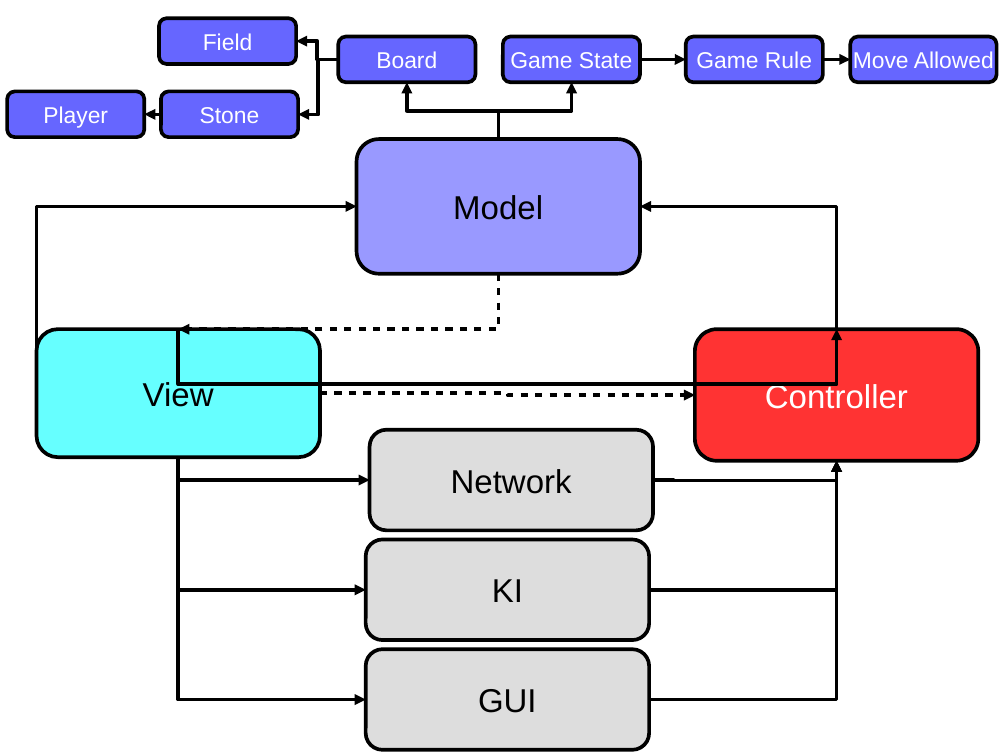
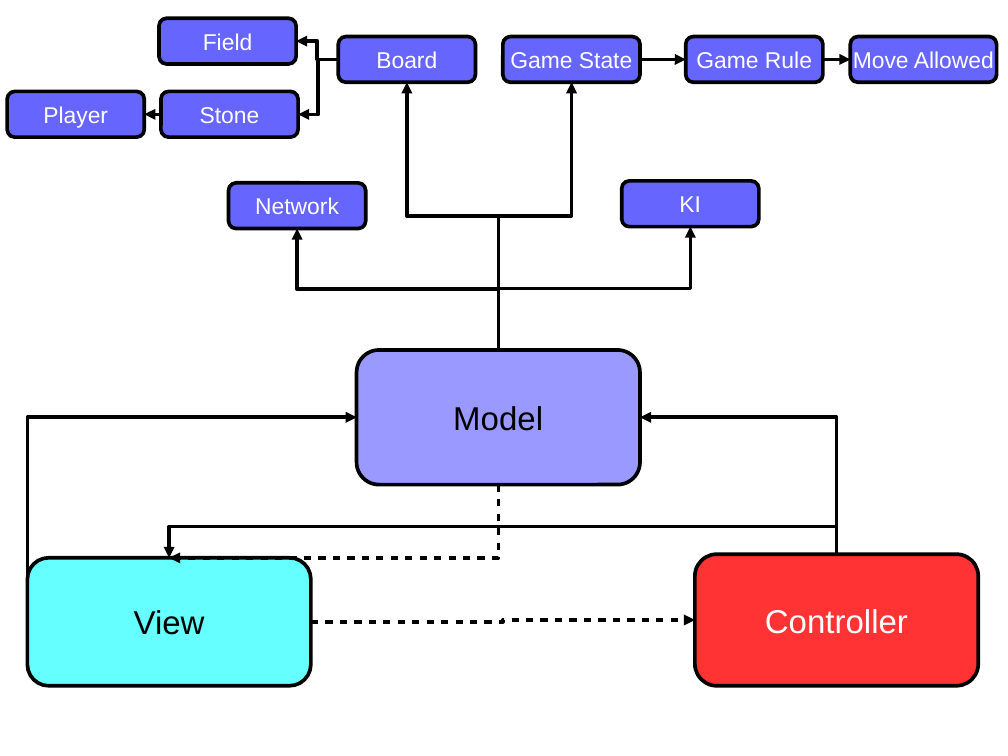
Before and after one commit to HoboOthello/HoboOthello, a slide deck: slide 1 of docs/source/resources/mvc-model.odp. Drawn at 1008x756 pixels with LibreOffice and Linux fonts; fonts in the diff are those of the drawing. Boxes give left, top, right and bottom in pixels: in the first picture for what was removed or moved away, otherwise in the second. Text is boxed around its words. In the diff, an @@ line names an element or a change of style, - is before the commit and + after.

```diff
--- a/docs/source/resources/mvc-model.odp
+++ b/docs/source/resources/mvc-model.odp
@@ elbow arrow moved from (499, 139) - (407, 82) to (499, 350) - (407, 82) @@
@@ elbow arrow moved from (499, 139) - (572, 82) to (499, 350) - (572, 82) @@
@@ elbow arrow removed from (37, 393) to (357, 207) @@
@@ rounded rectangle "Network" resized from (x1=370, y1=430, x2=653, y2=531) to (x1=229, y1=183, x2=366, y2=229) @@
@@ rounded rectangle "Network" at (x1=229, y1=183, x2=366, y2=229): size 26 to 18 pt, text colour #000000 to #FFFFFF; fill #DDDDDD to #6666FF @@
@@ rounded rectangle "KI" at (x1=622, y1=181, x2=759, y2=227): size 26 to 18 pt, text colour #000000 to #FFFFFF; fill #DDDDDD to #6666FF @@
@@ rounded rectangle "KI" resized from (x1=366, y1=540, x2=649, y2=640) to (x1=622, y1=181, x2=759, y2=227) @@
@@ elbow arrow moved from (499, 273) - (178, 329) to (499, 350) - (297, 229) @@
@@ elbow arrow moved from (837, 329) - (640, 207) to (499, 350) - (691, 227) @@
@@ rounded rectangle "Model" moved from (x1=357, y1=139, x2=640, y2=273) to (x1=357, y1=350, x2=640, y2=485) @@
@@ elbow arrow moved from (178, 457) - (366, 590) to (27, 622) - (357, 417) @@
@@ elbow arrow moved from (649, 590) - (837, 461) to (837, 554) - (640, 417) @@
@@ elbow arrow removed from (178, 457) to (366, 700) @@
@@ elbow arrow removed from (649, 700) to (837, 461) @@
@@ elbow arrow removed from (653, 480) to (837, 461) @@
@@ elbow arrow moved from (178, 457) - (370, 480) to (499, 485) - (169, 558) @@
@@ elbow arrow moved from (178, 329) - (837, 329) to (837, 554) - (169, 558) @@
@@ rounded rectangle "View" moved from (x1=37, y1=329, x2=320, y2=457) to (x1=27, y1=558, x2=311, y2=686) @@
@@ rounded rectangle "Controller" moved from (x1=695, y1=329, x2=979, y2=461) to (x1=695, y1=554, x2=979, y2=686) @@
@@ elbow arrow moved from (320, 393) - (695, 395) to (311, 622) - (695, 620) @@
@@ rounded rectangle removed at (x1=366, y1=649, x2=649, y2=750) @@
-GUI
```
Also in this commit, not shown: 1 other file.
